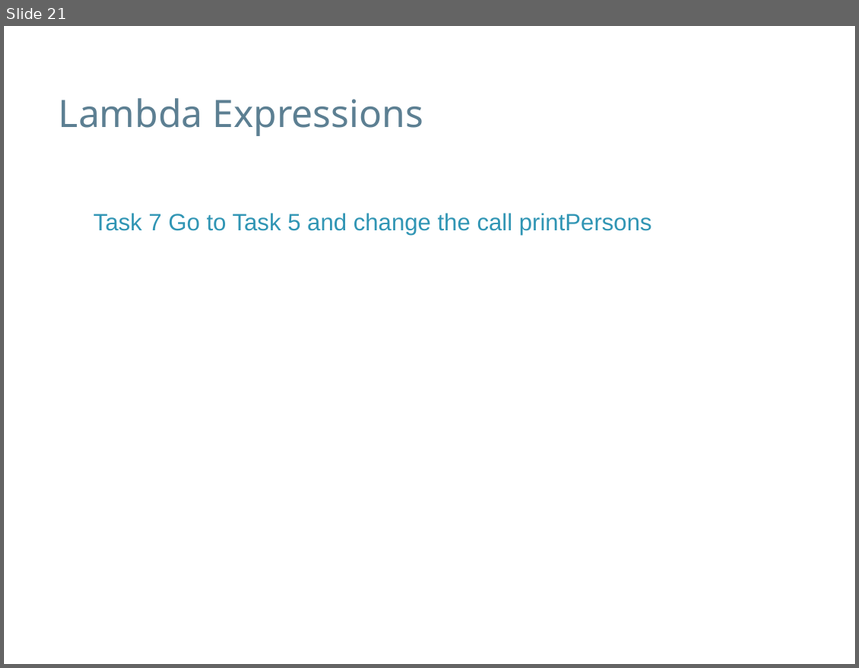
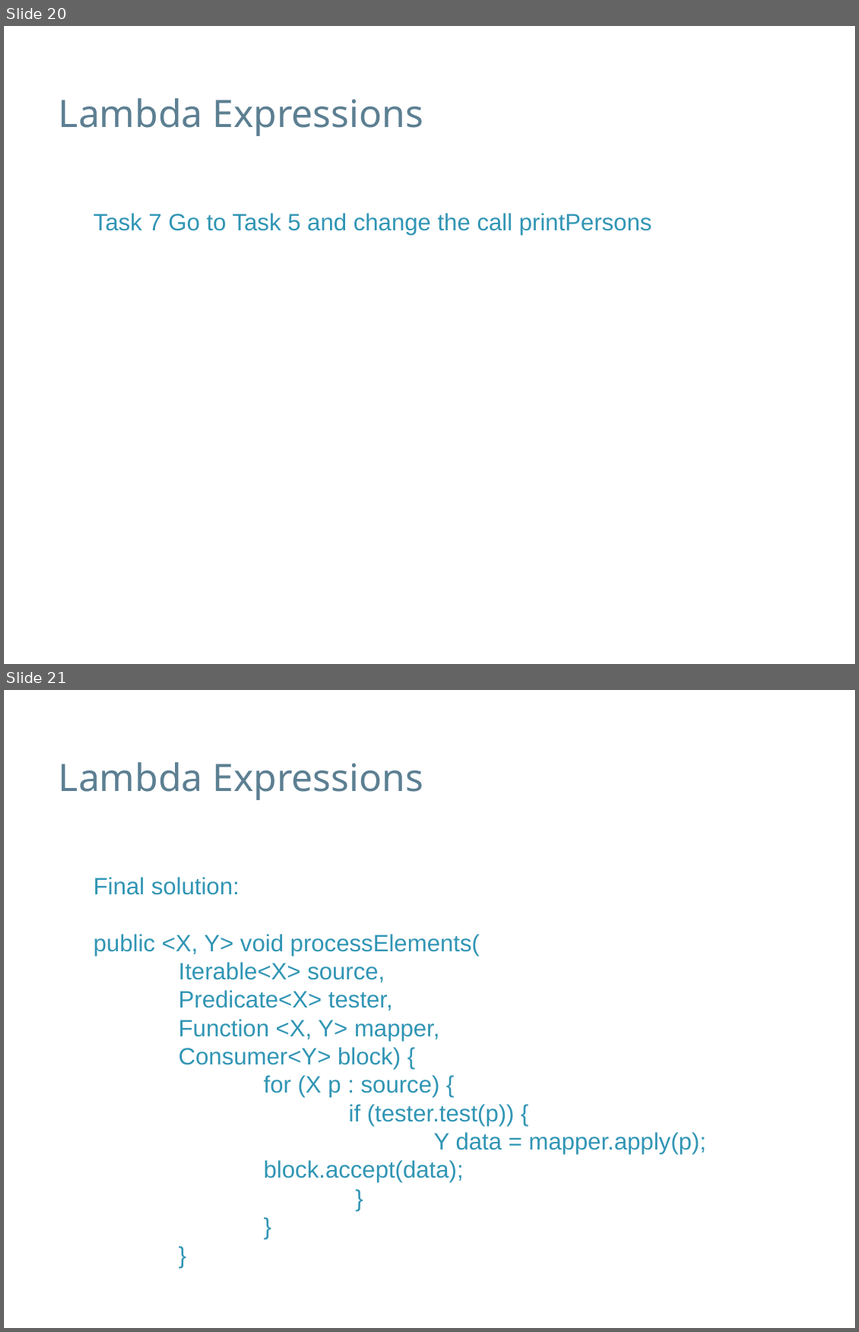
Before and after one commit to speedyswedy/Lambda, a slide deck: slides/Java 8 - Lambda Expresssions.pptx. Shown one above the other, each under a label of ours: slide 21 before the commit, slides 20 and 21 after it. The pictures are 859x668 and 859x1332 pixels, drawn with LibreOffice and Linux fonts; fonts in the diff are those of the drawing; background and template pictures are left out. Boxes give left, top, right and bottom in pixels: in the first picture for what was removed or moved away, otherwise in the second. Text is boxed around its words. In the diff, an @@ line names an element or a change of style, - is before the commit and + after.

Commit message:
Lambda expressions powerpoint2

```diff
--- a/slides/Java 8 - Lambda Expresssions.pptx
+++ b/slides/Java 8 - Lambda Expresssions.pptx
@@ slide 21 added at (4, 690, 855, 1328), background #FFFFFF @@
@@ text added at (59, 762, 424, 800), 32 pt, text #5C7F92 @@
+Lambda Expressions
@@ text added at (94, 877, 707, 1183), 20 pt, text #3095B4 @@
+Final solution:
+public <X, Y> void processElements(
+Iterable<X> source,
+Predicate<X> tester,
+Function <X, Y> mapper,
+Consumer<Y> block) {
+for (X p : source) {
+if (tester.test(p)) {
+Y data = mapper.apply(p); block.accept(data);
+}
+}
+}
@@ what was slide 21 is now slide 20 @@
```
Also in this commit, not shown: 1 other slide added, 1 slide removed.
